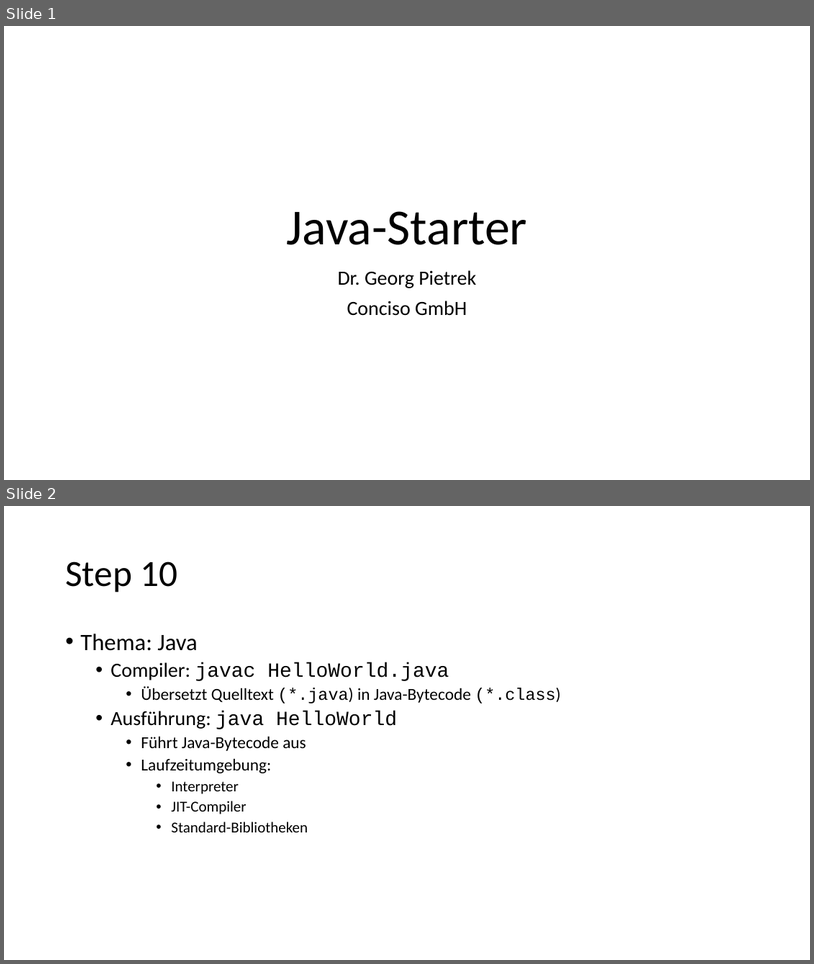
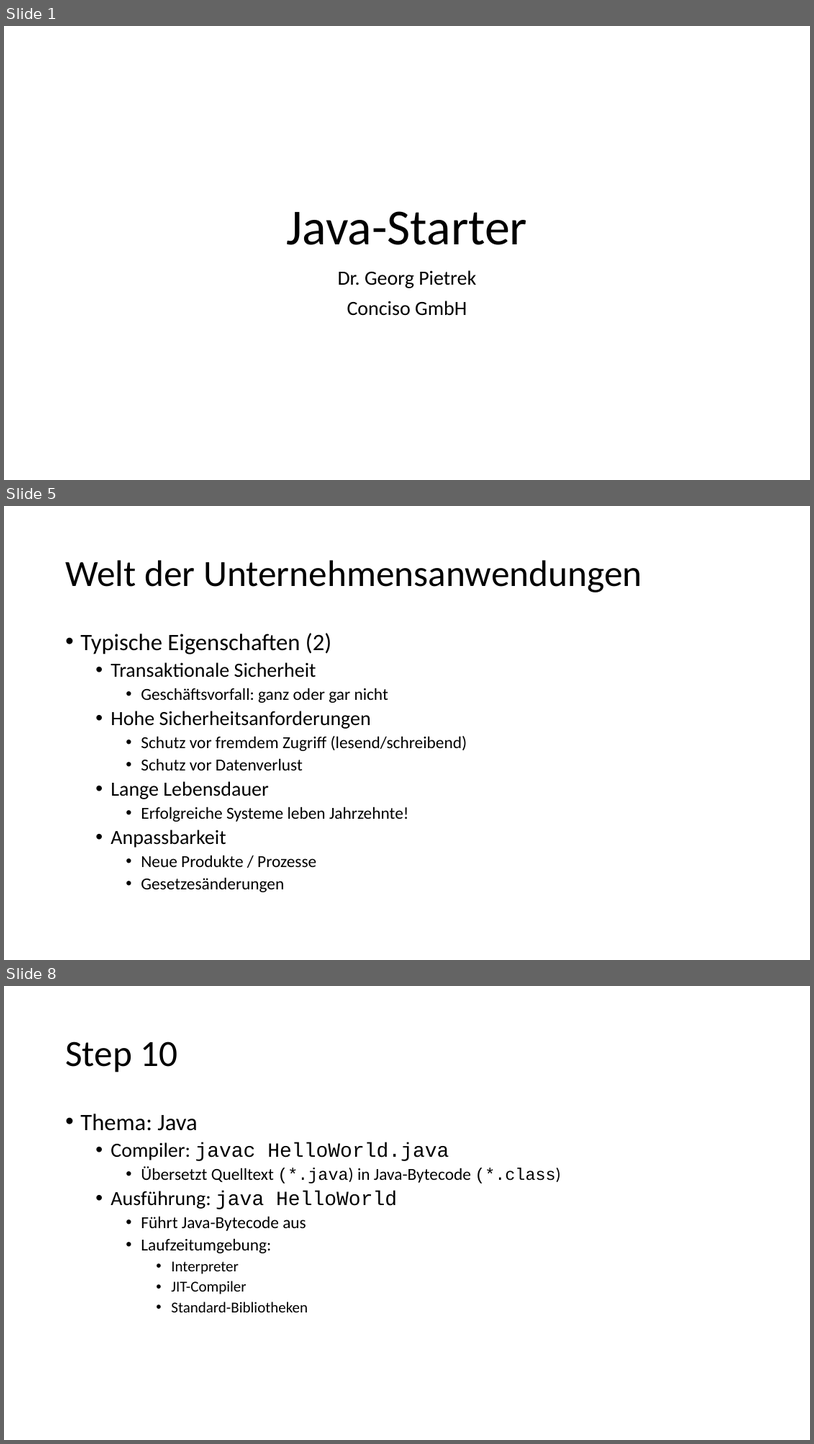
Before and after one commit to igeldo/PR4-SoSe23, a slide deck: Java-Starter.pptx. Shown one above the other, each under a label of ours: slides 1 and 2 before the commit, slides 1, 5 and 8 after it; the slides between them are not shown. The pictures are 814x964 and 814x1444 pixels, drawn with LibreOffice and Linux fonts; fonts in the diff are those of the drawing. Boxes give left, top, right and bottom in pixels: in the first picture for what was removed or moved away, otherwise in the second. Text is boxed around its words. In the diff, an @@ line names an element or a change of style, - is before the commit and + after.

```diff
--- a/Java-Starter.pptx
+++ b/Java-Starter.pptx
@@ slide 5 added at [4,506,810,960], background #FFFFFF @@
@@ title added at [65,560,642,592], 44 pt, text #000000 @@
+Welt der Unternehmensanwendungen
@@ text added at [80,633,468,892], 20 pt, text #000000 @@
+• Typische Eigenschaften (2)
+  • Transaktionale Sicherheit
+    • Geschäftsvorfall: ganz oder gar nicht
+  • Hohe Sicherheitsanforderungen
+    • Schutz vor fremdem Zugriff (lesend/schreibend)
+    • Schutz vor Datenverlust
+  • Lange Lebensdauer
+    • Erfolgreiche Systeme leben Jahrzehnte!
+  • Anpassbarkeit
+    • Neue Produkte / Prozesse
+    • Gesetzesänderungen
@@ what was slide 2 is now slide 8 @@
```
Also in this commit, not shown: 1 slide changed, 5 other slides added.
